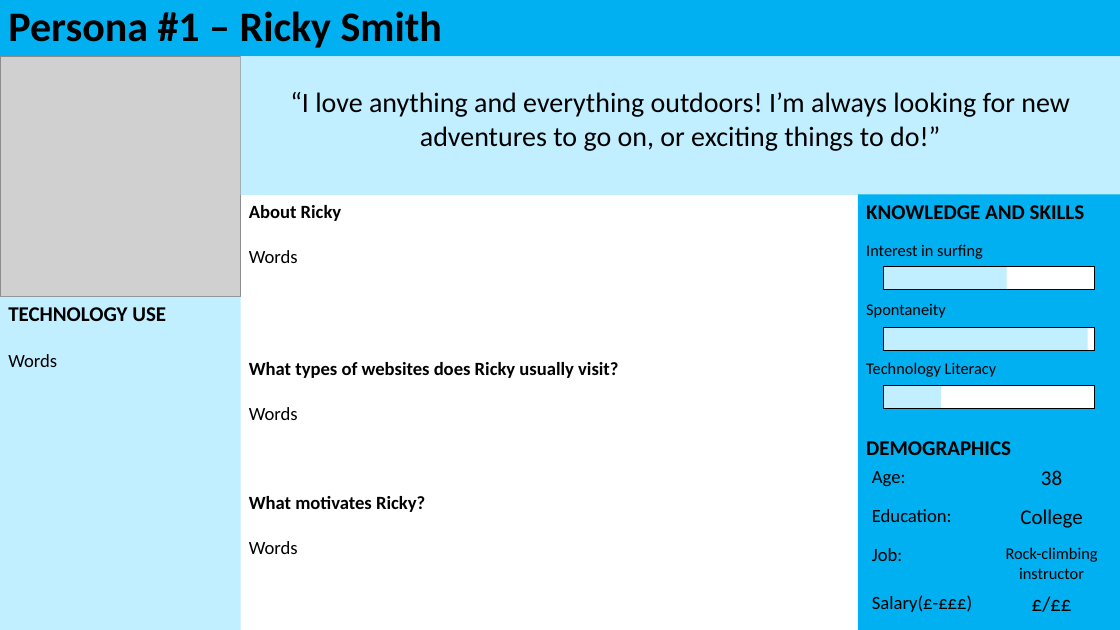
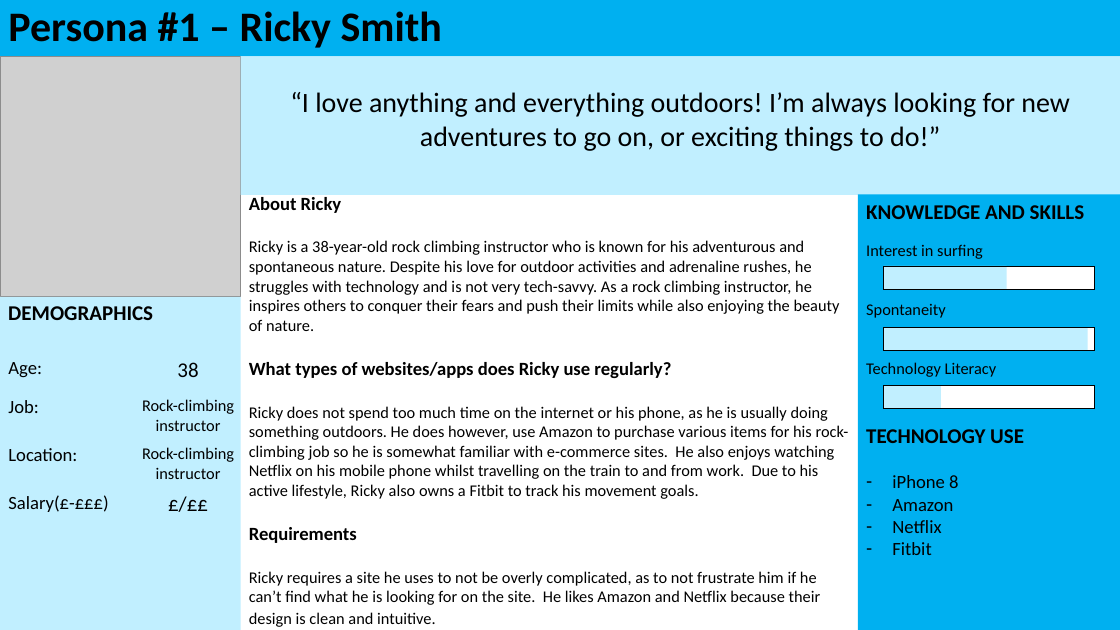
Before and after one commit to benkelly2/KV6002, a slide deck: slide 6 of KV6002_21 TOR Presentation.pptx. Drawn at 1120x630 pixels with LibreOffice and Linux fonts; fonts in the diff are those of the drawing; grey boxes stand for pictures. Boxes give left, top, right and bottom in pixels: in the first picture for what was removed or moved away, otherwise in the second. Text is boxed around its words. In the diff, an @@ line names an element or a change of style, - is before the commit and + after.

```diff
--- a/KV6002_21 TOR Presentation.pptx
+++ b/KV6002_21 TOR Presentation.pptx
@@ text "About Ricky": place and size @@
-text "About Ricky" at (249,205,618,554)
+text "About Ricky" at (249,197,849,627)
@@ text at (249,240,849,627): text changed; size 16 to 14 pt; bold off @@
-Words
-What types of websites does Ricky usually visit?
-Words
-What motivates Ricky?
-Words
+Ricky is a 38-year-old rock climbing instructor who is known for his adventurous and spontaneous nature. Despite his love for outdoor activities and adrenaline rushes, he struggles with technology and is not very tech-savvy. As a rock climbing instructor, he inspires others to conquer their fears and push their limits while also enjoying the beauty of nature.
+What types of websites/apps does Ricky use regularly?
+Ricky does not spend too much time on the internet or his phone, as he is usually doing something outdoors. He does however, use Amazon to purchase various items for his rock-climbing job so he is somewhat familiar with e-commerce sites. He also enjoys watching Netflix on his mobile phone whilst travelling on the train to and from work. Due to his active lifestyle, Ricky also owns a Fitbit to track his movement goals.
+Requirements
+Ricky requires a site he uses to not be overly complicated, as to not frustrate him if he can’t find what he is looking for on the site. He likes Amazon and Netflix because their design is clean and intuitive.
@@ text "DEMOGRAPHICS": place and size @@
-text "DEMOGRAPHICS" at (866,441,1011,455)
+text "DEMOGRAPHICS" at (8,306,153,320)
@@ table at (0,353,250,526) @@
-row 2: Education: | College
+row 3: Location: | Rock-climbing instructor
@@ table: place and size @@
-table at (864,461,1114,626)
+table at (0,353,250,526)
@@ text "TECHNOLOGY USE": place and size @@
-text "TECHNOLOGY USE" at (8,307,166,367)
+text "TECHNOLOGY USE" at (866,429,1024,555)
@@ text at (892,475,958,555): text changed @@
-Words
+– iPhone 8
+– Amazon
+– Netflix
+– Fitbit
```
Also in this commit, not shown: 2 other slides changed.
